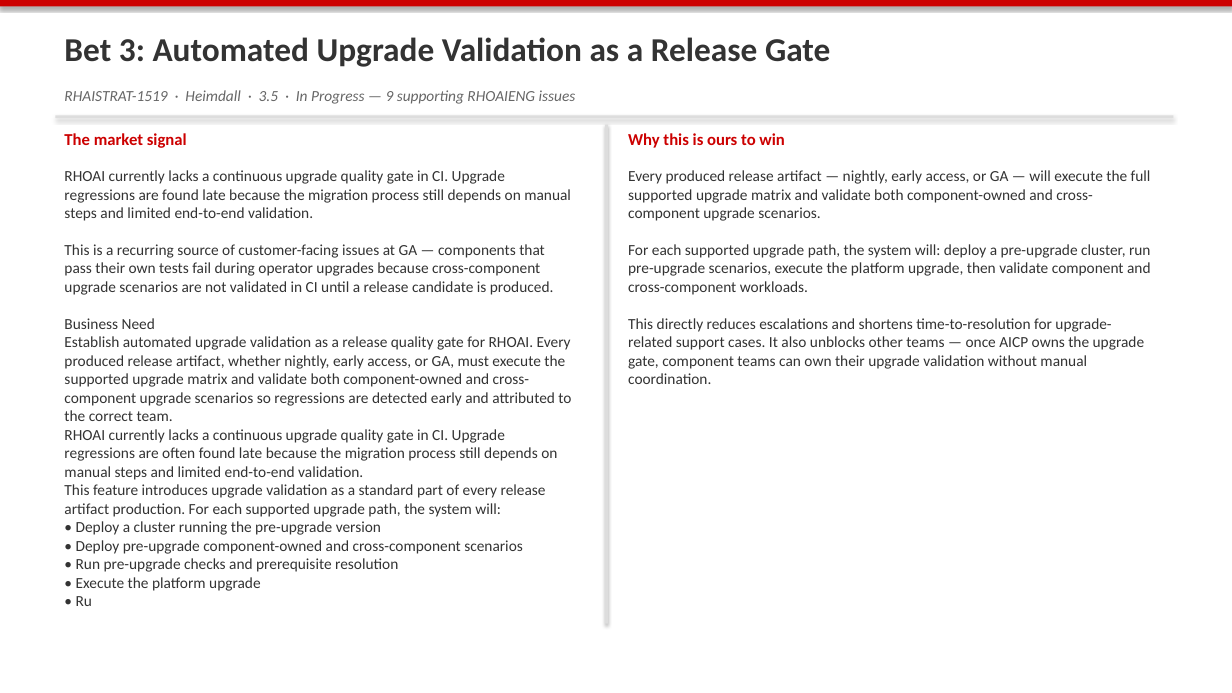
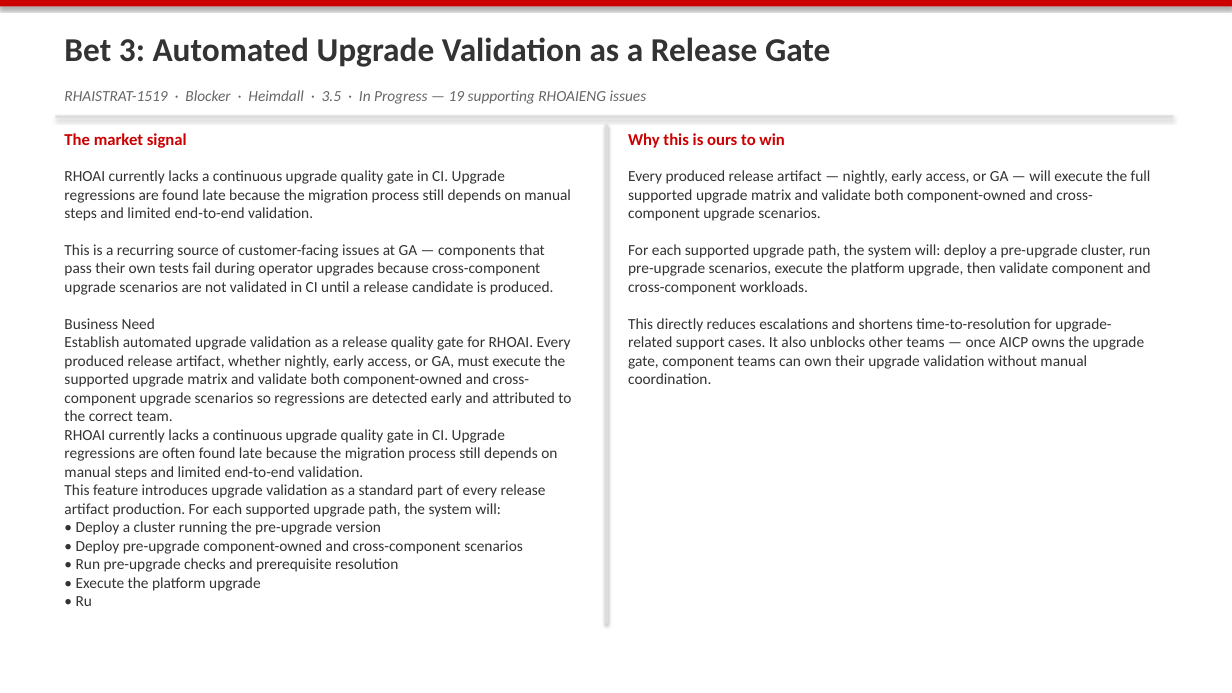
Before and after one commit to jkoehler-redhat/strategy-review, a slide deck: slide 12 of docs/strategy/2026-06-11_strategy_review.pptx. Drawn at 1232x693 pixels with LibreOffice and Linux fonts; fonts in the diff are those of the drawing. Boxes give left, top, right and bottom in pixels: in the first picture for what was removed or moved away, otherwise in the second. Text is boxed around its words. In the diff, an @@ line names an element or a change of style, - is before the commit and + after.

```diff
--- a/docs/strategy/2026-06-11_strategy_review.pptx
+++ b/docs/strategy/2026-06-11_strategy_review.pptx
@@ text at [64,90,647,104]: text changed @@
-RHAISTRAT-1519 · Heimdall · 3.5 · In Progress — 9 supporting RHOAIENG issues
+RHAISTRAT-1519 · Blocker · Heimdall · 3.5 · In Progress — 19 supporting RHOAIENG issues
```
Also in this commit, not shown: 3 other slides changed, 3 other files.
